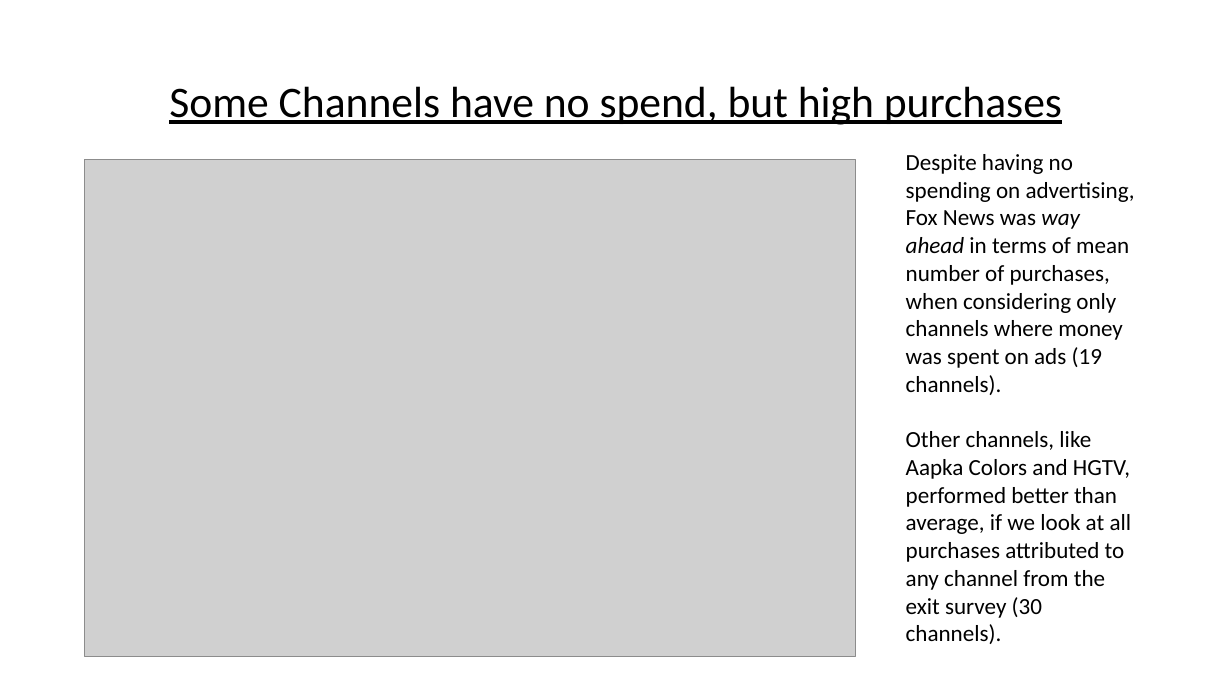
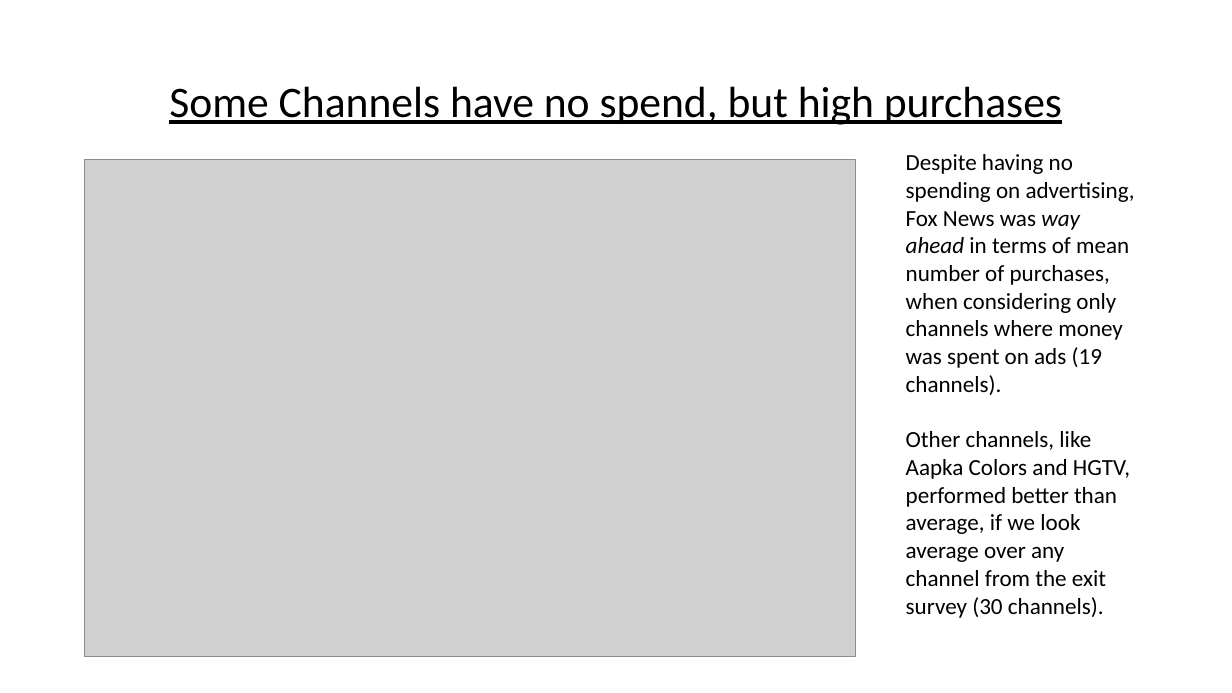
Before and after one commit to papir805/telepulse_ad_campaign_report, a slide deck: slide 16 of companyxyz_presentation copy.pptx. Drawn at 1232x693 pixels with LibreOffice and Linux fonts; fonts in the diff are those of the drawing; grey boxes stand for pictures. Boxes give left, top, right and bottom in pixels: in the first picture for what was removed or moved away, otherwise in the second. Text is boxed around its words. In the diff, an @@ line names an element or a change of style, - is before the commit and + after.

```diff
--- a/companyxyz_presentation copy.pptx
+++ b/companyxyz_presentation copy.pptx
@@ text at box(906, 431, 1130, 618): text changed @@
-Other channels, like Aapka Colors and HGTV, performed better than average, if we look at all purchases attributed to any channel from the exit survey (30 channels).
+Other channels, like Aapka Colors and HGTV, performed better than average, if we look average over any channel from the exit survey (30 channels).
```
Also in this commit, not shown: 15 other slides changed, 4 other files.
